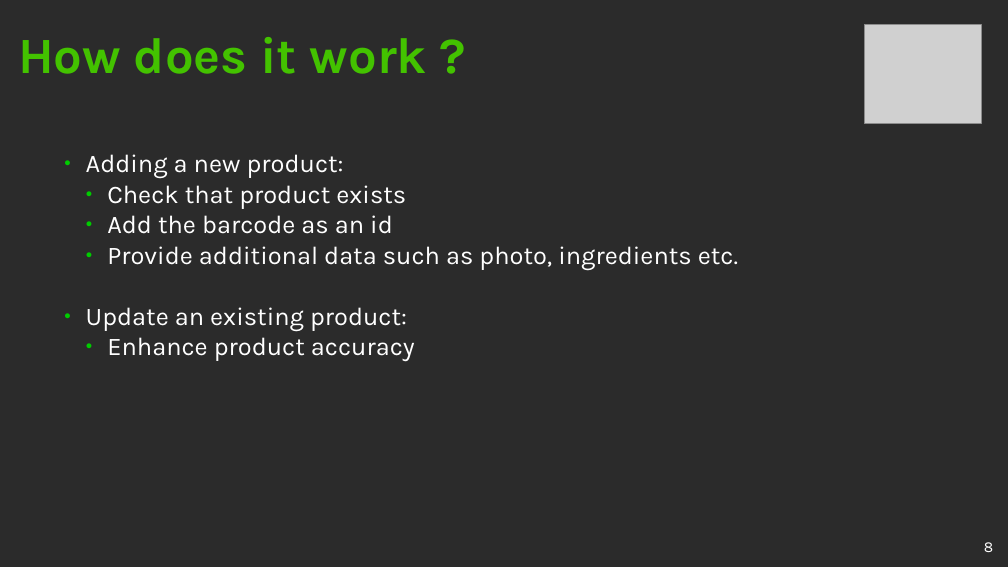
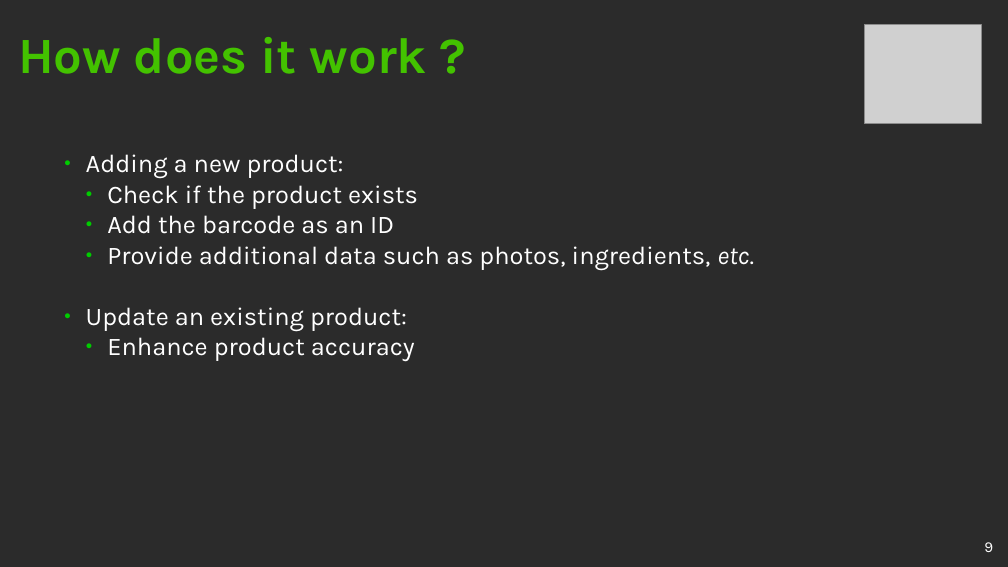
Before and after one commit to dabrain34/DabrainDocs, a slide deck: slide 9 of Presentation/OpenFoodFacts/openfoodfacts.odp (slide 8 before the commit). Drawn at 1008x567 pixels with LibreOffice and Linux fonts; fonts in the diff are those of the drawing; grey boxes stand for pictures; background and template pictures are left out; a plain dark background stands for a picture behind light text. Boxes give left, top, right and bottom in pixels: in the first picture for what was removed or moved away, otherwise in the second. Text is boxed around its words. In the diff, an @@ line names an element or a change of style, - is before the commit and + after.

```diff
--- a/Presentation/OpenFoodFacts/openfoodfacts.odp
+++ b/Presentation/OpenFoodFacts/openfoodfacts.odp
@@ text at (x1=107, y1=185, x2=754, y2=270): text changed @@
-  ● Check that product exists
-  ● Add the barcode as an id
-  ● Provide additional data such as photo, ingredients etc.
+  ● Check if the product exists
+  ● Add the barcode as an ID
+  ● Provide additional data such as photos, ingredients, etc.
@@ page number at (x1=984, y1=542, x2=993, y2=552): text changed @@
-8
+9
```
Also in this commit, not shown: 13 other slides changed, 3 slides added, 1 slide removed.
